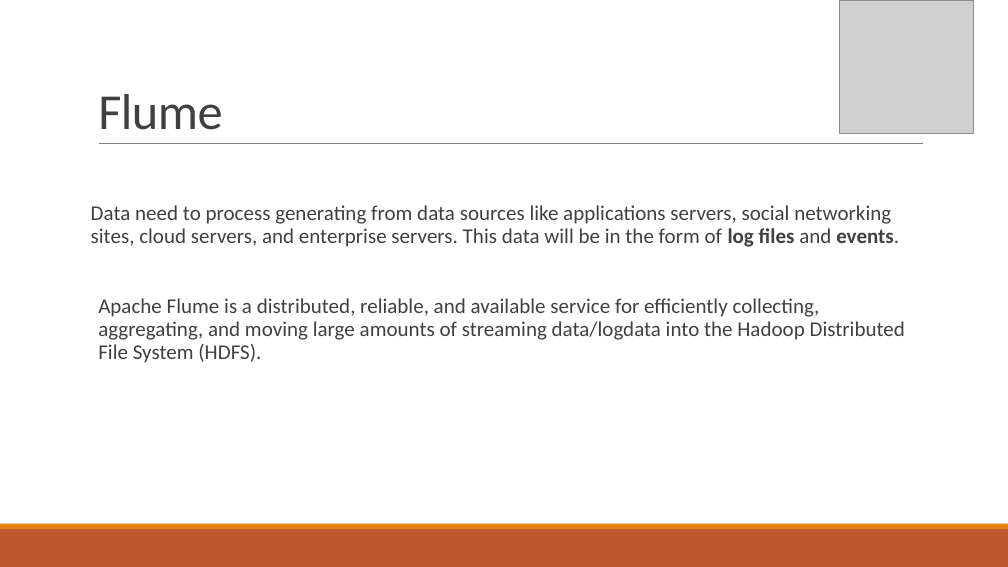
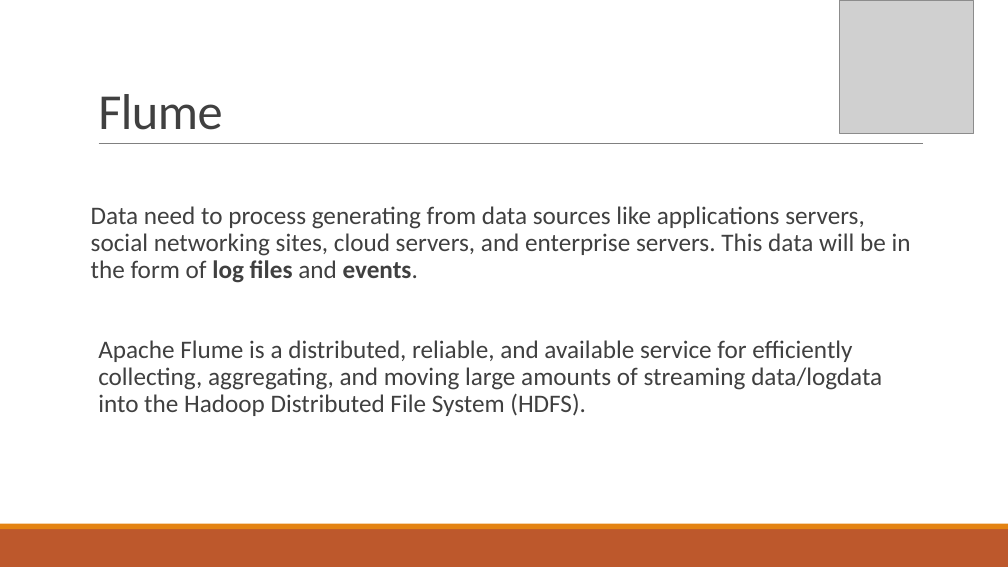
Before and after one commit to kkchaudhary11/H1B_Project, a slide deck: slide 20 of Big Data & Hadoop.pptx (slide 18 before the commit). Drawn at 1008x567 pixels with LibreOffice and Linux fonts; fonts in the diff are those of the drawing; grey boxes stand for pictures. Boxes give left, top, right and bottom in pixels: in the first picture for what was removed or moved away, otherwise in the second. Text is boxed around its words. In the diff, an @@ line names an element or a change of style, - is before the commit and + after.

```diff
--- a/Big Data & Hadoop.pptx
+++ b/Big Data & Hadoop.pptx
@@ text "Data need to process generating ..." at (x1=91, y1=206, x2=911, y2=416): size 20 to 24 pt @@
```
Also in this commit, not shown: 9 other slides changed, 5 slides added, 2 slides removed.
